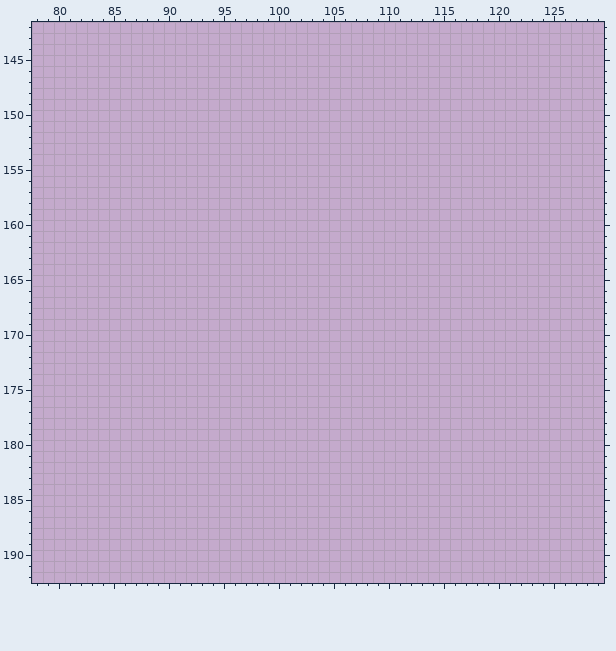
One commit to this pixel-art file: Assets/ms49/textures/tiles/tiles.aseprite. Above: the version before the commit.
512x512 pixels, 1 frame. Colours within 5 levels of each other are drawn and written as one. Shown: x 78..129, y 142..192. The commit also changed other parts of the picture, which this record leaves out.
Once edited:
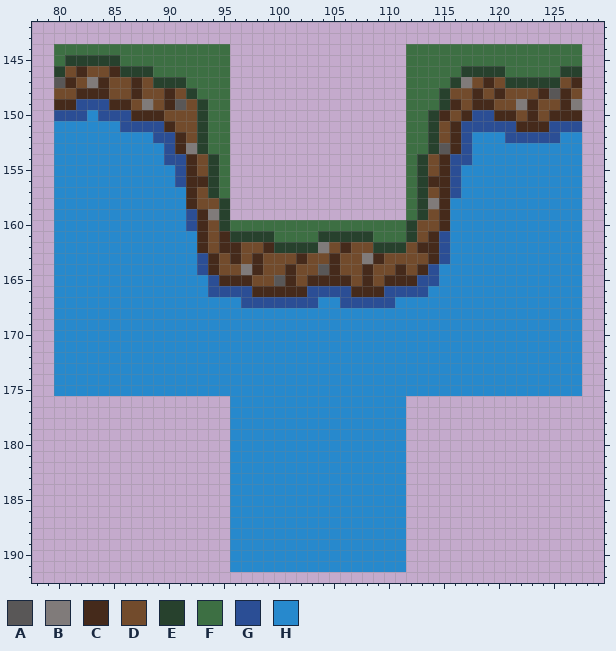
Palette (. is transparent): A #595757  B #807b7a  C #452a1b  D #724b2c  E #27412d  F #3d6f43  G #2b4e95  H #2789cd
Change:
--- layer "Layer"
@@ x 78..129 @@
 143 ....................................................
-144 ....................................................
-145 ....................................................
-146 ....................................................
-147 ....................................................
-148 ....................................................
-149 ....................................................
-150 ....................................................
-151 ....................................................
-152 ....................................................
-153 ....................................................
-154 ....................................................
-155 ....................................................
-156 ....................................................
-157 ....................................................
-158 ....................................................
-159 ....................................................
-160 ....................................................
-161 ....................................................
-162 ....................................................
-163 ....................................................
-164 ....................................................
-165 ....................................................
-166 ....................................................
-167 ....................................................
-168 ....................................................
-169 ....................................................
-170 ....................................................
-171 ....................................................
-172 ....................................................
-173 ....................................................
-174 ....................................................
-175 ....................................................
-176 ....................................................
-177 ....................................................
-178 ....................................................
-179 ....................................................
-180 ....................................................
-181 ....................................................
-182 ....................................................
-183 ....................................................
-184 ....................................................
-185 ....................................................
-186 ....................................................
-187 ....................................................
-188 ....................................................
-189 ....................................................
-190 ....................................................
-191 ....................................................
+144 ..FFFFFFFFFFFFFFFF................FFFFFFFFFFFFFFFF..
+145 ..FEEEEEFFFFFFFFFF................FFFFFFFFFFFFFFFF..
+146 ..EDCDDCEEEFFFFFFF................FFFFFEEEEFFFFFEE..
+147 ..ACDBCDDCDEEEFFFF................FFFFEBDCDEEEEEDC..
+148 ..DDCCCDDCDDCDEFFF................FFFEDDCDCDDDCACD..
+149 ..CCGGGCCDBDCADEFF................FFFECDCCDDBCDDCB..
+150 ..GGGHGGGCCCDDDEFF................FFECDCGGCCDCDCCC..
+151 ..HHHHHHGGGGCDDEFF................FFEDCGGGGGCCCGGG..
+152 ..HHHHHHHHHGGCDEFF................FFEDCGHHHGGGGGHH..
+153 ..HHHHHHHHHHGCBEFF................FFEACGHHHHHHHHHH..
+154 ..HHHHHHHHHHGGCDEF................FEDCGGHHHHHHHHHH..
+155 ..HHHHHHHHHHHGCDEF................FEDCGHHHHHHHHHHH..
+156 ..HHHHHHHHHHHGCCEF................FECCGHHHHHHHHHHH..
+157 ..HHHHHHHHHHHHCDEF................FEDCGHHHHHHHHHHH..
+158 ..HHHHHHHHHHHHCDDE................FEBCHHHHHHHHHHHH..
+159 ..HHHHHHHHHHHHGCBE................FEDCHHHHHHHHHHHH..
+160 ..HHHHHHHHHHHHGCDEFFFFFFFFFFFFFFFFEDDCHHHHHHHHHHHH..
+161 ..HHHHHHHHHHHHHCDCEEEEFFFFEEEEEFFFEDCGHHHHHHHHHHHH..
+162 ..HHHHHHHHHHHHHCDCCDDCEEEEBDCDDEEEDCCGHHHHHHHHHHHH..
+163 ..HHHHHHHHHHHHHGCDCDCDDDCDDCDDBCDDDDCGHHHHHHHHHHHH..
+164 ..HHHHHHHHHHHHHGCDDBCDDCDDACDDCDDCDCGHHHHHHHHHHHHH..
+165 ..HHHHHHHHHHHHHHGCCCDDACDCCCCDCDCCCGGHHHHHHHHHHHHH..
+166 ..HHHHHHHHHHHHHHGGGGCCCCCGGGGCCCGGGGHHHHHHHHHHHHHH..
+167 ..HHHHHHHHHHHHHHHHHGGGGGGGHHGGGGGHHHHHHHHHHHHHHHHH..
+168 ..HHHHHHHHHHHHHHHHHHHHHHHHHHHHHHHHHHHHHHHHHHHHHHHH..
+169 ..HHHHHHHHHHHHHHHHHHHHHHHHHHHHHHHHHHHHHHHHHHHHHHHH..
+170 ..HHHHHHHHHHHHHHHHHHHHHHHHHHHHHHHHHHHHHHHHHHHHHHHH..
+171 ..HHHHHHHHHHHHHHHHHHHHHHHHHHHHHHHHHHHHHHHHHHHHHHHH..
+172 ..HHHHHHHHHHHHHHHHHHHHHHHHHHHHHHHHHHHHHHHHHHHHHHHH..
+173 ..HHHHHHHHHHHHHHHHHHHHHHHHHHHHHHHHHHHHHHHHHHHHHHHH..
+174 ..HHHHHHHHHHHHHHHHHHHHHHHHHHHHHHHHHHHHHHHHHHHHHHHH..
+175 ..HHHHHHHHHHHHHHHHHHHHHHHHHHHHHHHHHHHHHHHHHHHHHHHH..
+176 ..................HHHHHHHHHHHHHHHH..................
+177 ..................HHHHHHHHHHHHHHHH..................
+178 ..................HHHHHHHHHHHHHHHH..................
+179 ..................HHHHHHHHHHHHHHHH..................
+180 ..................HHHHHHHHHHHHHHHH..................
+181 ..................HHHHHHHHHHHHHHHH..................
+182 ..................HHHHHHHHHHHHHHHH..................
+183 ..................HHHHHHHHHHHHHHHH..................
+184 ..................HHHHHHHHHHHHHHHH..................
+185 ..................HHHHHHHHHHHHHHHH..................
+186 ..................HHHHHHHHHHHHHHHH..................
+187 ..................HHHHHHHHHHHHHHHH..................
+188 ..................HHHHHHHHHHHHHHHH..................
+189 ..................HHHHHHHHHHHHHHHH..................
+190 ..................HHHHHHHHHHHHHHHH..................
+191 ..................HHHHHHHHHHHHHHHH..................
 192 ....................................................
